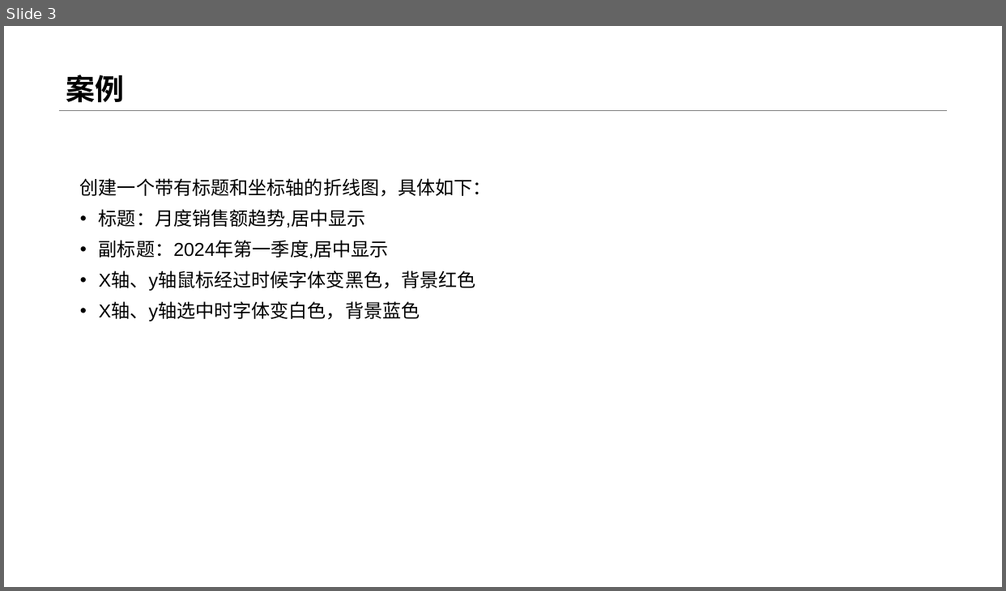
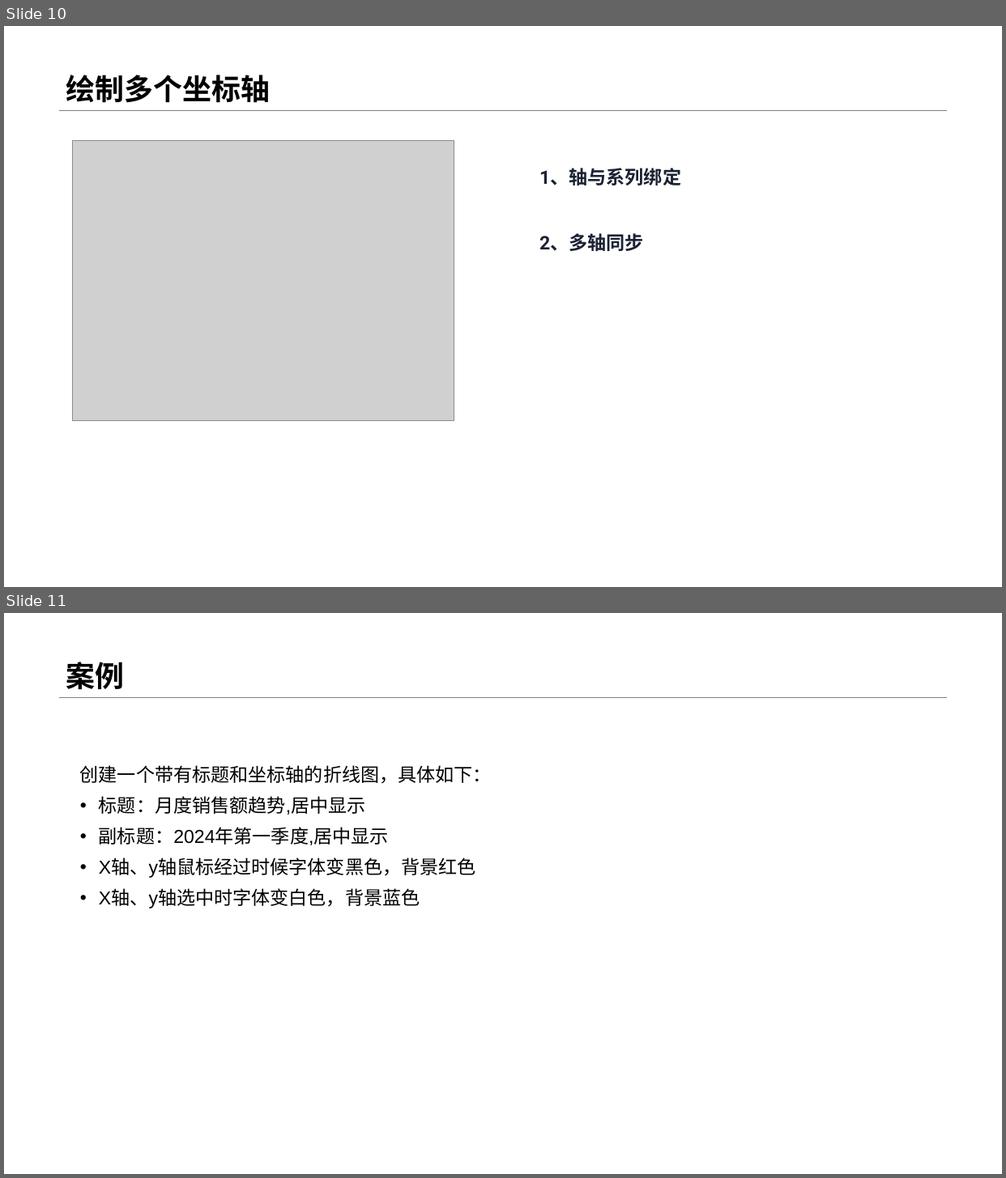
Before and after one commit to menglin1997/vchartCourse, a slide deck: code/Chapter 2 - Detailed Explanation of Chart Concepts/07-Title and coordinate axis control/07-标题和坐标轴配置.pptx. Shown one above the other, each under a label of ours: slide 3 before the commit, slides 10 and 11 after it. The pictures are 1006x591 and 1006x1178 pixels, drawn with LibreOffice and Linux fonts; fonts in the diff are those of the drawing; grey boxes stand for pictures. Boxes give left, top, right and bottom in pixels: in the first picture for what was removed or moved away, otherwise in the second. Text is boxed around its words. In the diff, an @@ line names an element or a change of style, - is before the commit and + after.

```diff
--- a/code/Chapter 2 - Detailed Explanation of Chart Concepts/07-Title and coordinate axis control/07-标题和坐标轴配置.pptx
+++ b/code/Chapter 2 - Detailed Explanation of Chart Concepts/07-Title and coordinate axis control/07-标题和坐标轴配置.pptx
@@ slide 10 added at [4,26,1002,587], background #FFFFFF; not listed: 1 template element that a slide beside it also shows @@
@@ title added at [66,75,270,103], 28 pt, text #000000, bold @@
+绘制多个坐标轴
@@ picture added at [73,140,454,420] @@
@@ text added at [539,168,681,186], 18 pt, text #1A2233, bold @@
+1、轴与系列绑定
@@ text added at [539,233,644,251], 18 pt, text #1A2233, bold @@
+2、多轴同步
@@ what was slide 3 is now slide 11 @@
```
Also in this commit, not shown: 1 slide changed, 7 other slides added, 7 other files.
